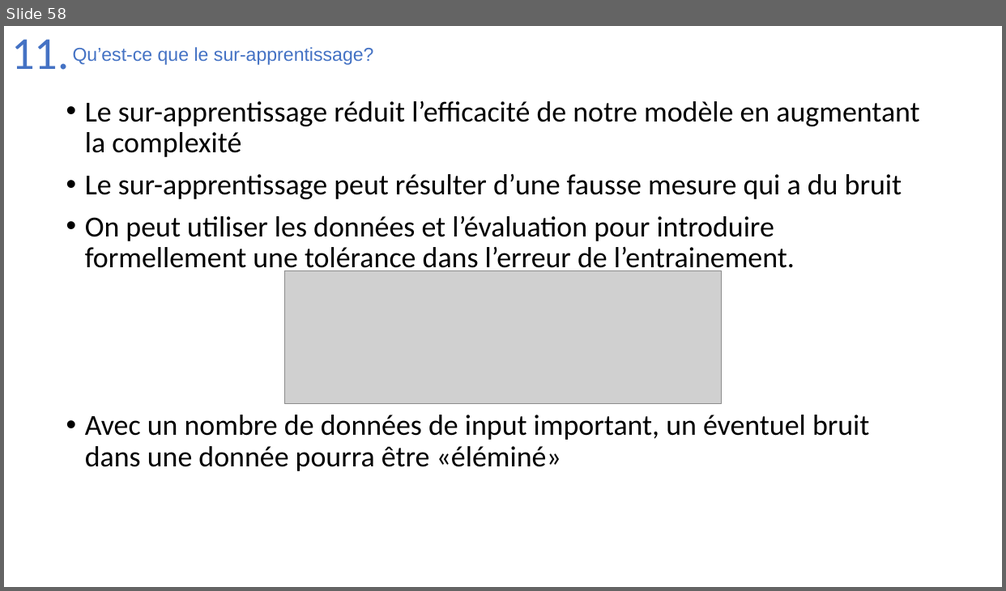
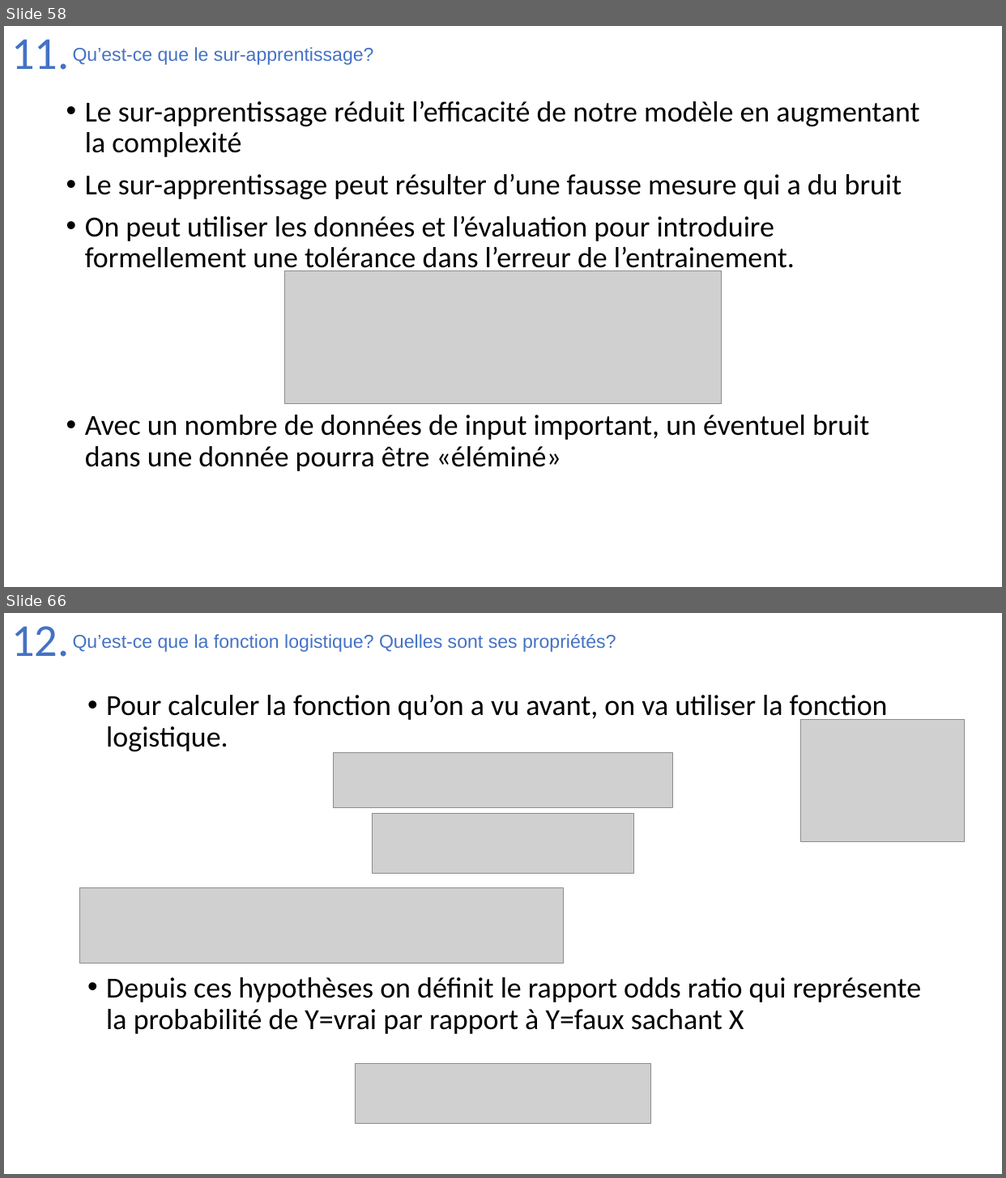
Before and after one commit to Joao-Quinta/Uni3eme, a slide deck: intelligenceArtificielle/Intelligence_artificielle_exam.pptx. Shown one above the other, each under a label of ours: slide 58 before the commit, slides 58 and 66 after it; the slides between them are not shown. The pictures are 1006x591 and 1006x1178 pixels, drawn with LibreOffice and Linux fonts; fonts in the diff are those of the drawing; grey boxes stand for pictures. Boxes give left, top, right and bottom in pixels: in the first picture for what was removed or moved away, otherwise in the second. Text is boxed around its words. In the diff, an @@ line names an element or a change of style, - is before the commit and + after.

```diff
--- a/intelligenceArtificielle/Intelligence_artificielle_exam.pptx
+++ b/intelligenceArtificielle/Intelligence_artificielle_exam.pptx
@@ slide 66 added at (x1=4, y1=613, x2=1002, y2=1174), background #FFFFFF @@
@@ title added at (x1=11, y1=626, x2=69, y2=657), 44 pt, text #4472C4 @@
+12.
@@ text added at (x1=73, y1=634, x2=616, y2=652), 18 pt, text #4472C4 @@
+Qu’est-ce que la fonction logistique? Quelles sont ses propriétés?
@@ text added at (x1=106, y1=694, x2=922, y2=1034), 28 pt, text #000000 @@
+• Pour calculer la fonction qu’on a vu avant, on va utiliser la fonction logistique.
+• Depuis ces hypothèses on définit le rapport odds ratio qui représente la probabilité de Y=vrai par rapport à Y=faux sachant X
@@ picture added at (x1=801, y1=719, x2=965, y2=841) @@
@@ picture added at (x1=334, y1=753, x2=672, y2=808) @@
@@ picture added at (x1=373, y1=814, x2=633, y2=874) @@
@@ picture added at (x1=80, y1=888, x2=564, y2=964) @@
@@ picture added at (x1=355, y1=1063, x2=650, y2=1123) @@
```
Also in this commit, not shown: 3 slides changed, 5 other slides added.
